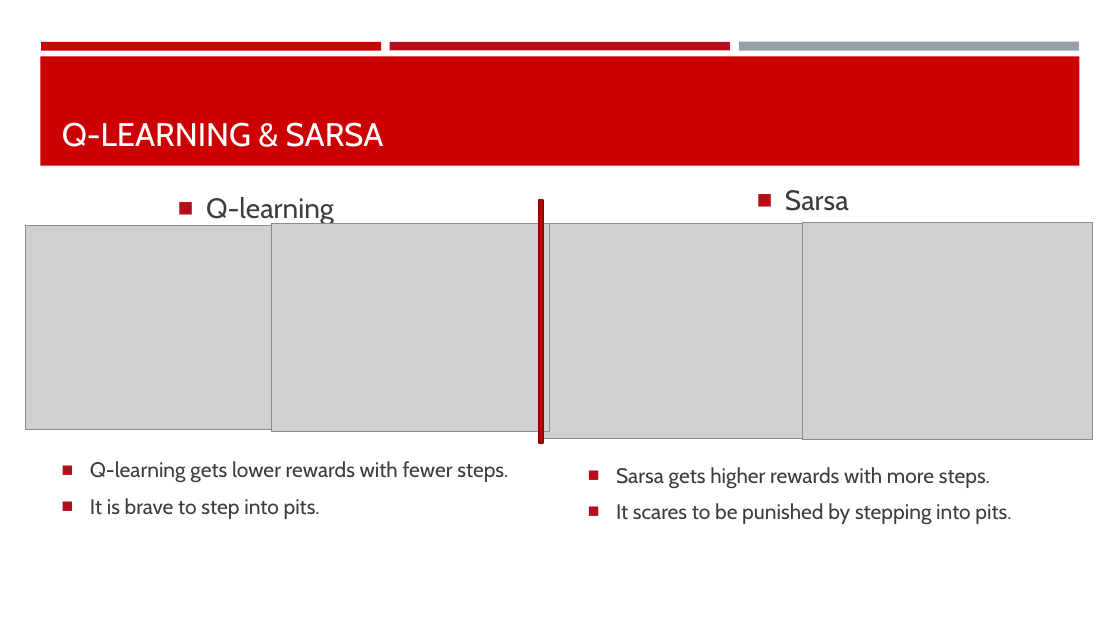
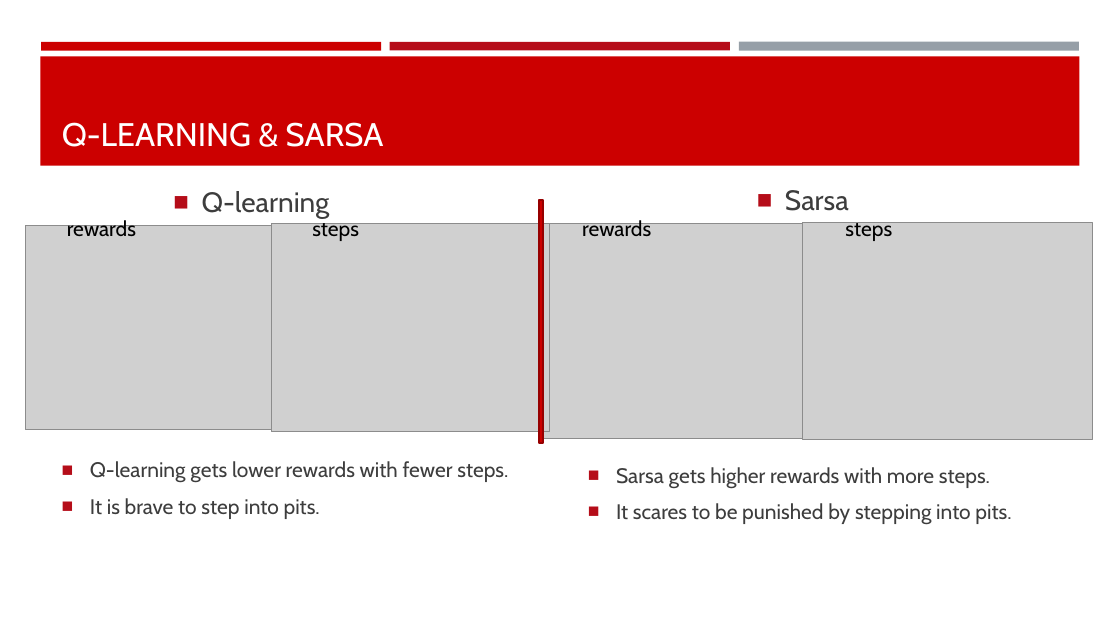
Before and after one commit to mengli11235/MachineLearning_Maze, a slide deck: slide 6 of Group Presentation.pptx. Drawn at 1120x630 pixels with LibreOffice and Linux fonts; fonts in the diff are those of the drawing; grey boxes stand for pictures. Boxes give left, top, right and bottom in pixels: in the first picture for what was removed or moved away, otherwise in the second. Text is boxed around its words. In the diff, an @@ line names an element or a change of style, - is before the commit and + after.

```diff
--- a/Group Presentation.pptx
+++ b/Group Presentation.pptx
@@ text "Q-learning": place and size @@
-text "Q-learning" at <box>206,197,334,225</box>
+text "Q-learning" at <box>202,191,330,218</box>
@@ text added at <box>67,218,136,236</box>, 18 pt, text #000000 @@
+rewards
@@ text added at <box>312,218,359,241</box>, 18 pt, text #000000 @@
+steps
@@ text added at <box>582,218,651,236</box>, 18 pt, text #000000 @@
+rewards
@@ text added at <box>845,218,892,241</box>, 18 pt, text #000000 @@
+steps
```
Also in this commit, not shown: 4 other slides changed.
